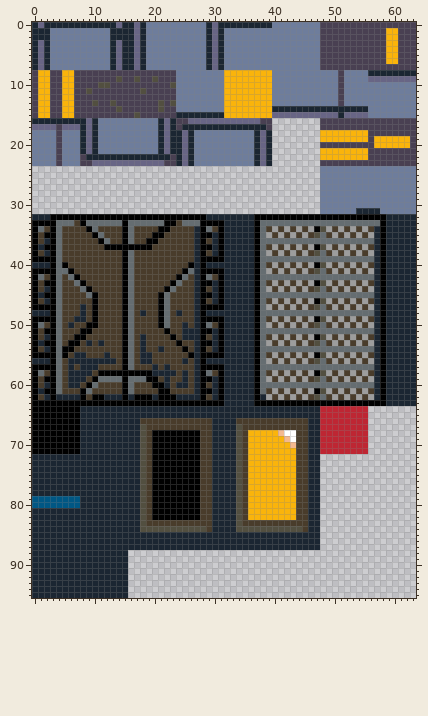
A sprite sheet gets an edit: res/tiles.png. That is the earlier state.
The file is 64x96 pixels.
Now the later version:
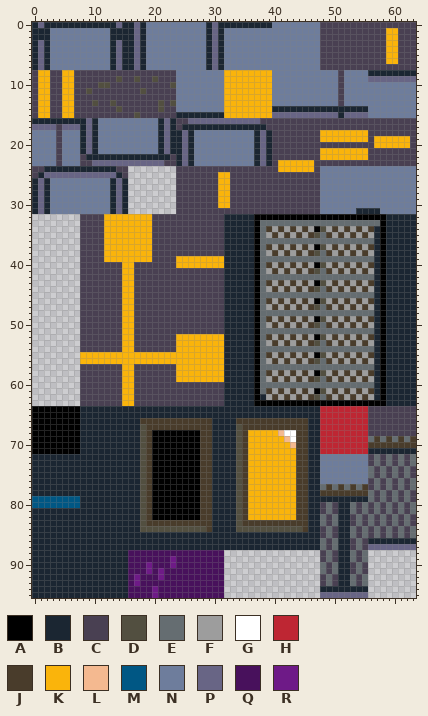
Palette (. is transparent): A #000000  B #1b2632  C #494052  D #524f40  E #656d71  F #9d9d9d  G #ffffff  H #be2633  J #493c2b  K #fab40b  L #f4b990  M #005784  N #6e7d9c  P #686585  Q #48115c  R #6e1a87
Difference:
y 16..22: x 40..47 ........ -> CCCCCCCC
y 23: x 40..47 ........ -> CKKKKKKC
y 24: x 0..15 ................ -> CCBBBBBBBBBBBBCC; x 24..47 ........................ -> CCCCCCCCCCCCCCCCCKKKKKKC
y 25: x 0..15 ................ -> CBPPPPPPPPPPPPBC; x 24..47 ........................ -> CCCCCCCKKCCCCCCCCCCCCCCC
y 26..30: x 0..15 ................ -> BPBNNNNNNNNNNBPB; x 24..47 ........................ -> CCCCCCCKKCCCCCCCCCCCCCCC
y 31: x 0..15 ................ -> BPBNNNNNNNNNNBPB; x 24..47 ........................ -> CCCCCCCCCCCCCCCCCCCCCCCC
y 32: x 0..31 BBBAAAAAAAAAAAAAAAAAAAAAAAAAABBB -> ........CCCCKKKKKKKKCCCCCCCCCCCC
y 33: x 0..31 AAAAEEEJAEEEEEEAEEEEEEAAJEEEAAAA -> ........CCCCKKKKKKKKCCCCCCCCCCCC
y 34: x 0..31 AEJAEJJJJAEJJJJAEJJJJAAJJJJBAEJA -> ........CCCCKKKKKKKKCCCCCCCCCCCC
y 35: x 0..31 AJAAEJJJJJAEJJJAEJJJAAJJJJJBAABA -> ........CCCCKKKKKKKKCCCCCCCCCCCC
y 36: x 0..31 AJBAEJJJJJJAEJJAEJJAAJJJJJJBAJBA -> ........CCCCKKKKKKKKCCCCCCCCCCCC
y 37: x 0..31 ABAAEJJJJJJJAAAAAAAAJJJJJJJBAABA -> ........CCCCKKKKKKKKCCCCCCCCCCCC
y 38: x 0..31 AJBAEJJJJJJJJJJAEJJJJJJJJJJBAJBA -> ........CCCCKKKKKKKKCCCCCCCCCCCC
y 39: x 0..31 AAAAEJJJJJJJJJJAEJJJJJJJJJJBAAAA -> ........CCCCKKKKKKKKCCCCKKKKKKKK
y 40: x 0..31 BBBAEAJJJJJJJJJAEJJJJJJJJJABABBB -> ........CCCCCCCKKCCCCCCCKKKKKKKK
y 41: x 0..31 AAAAEEAJJJJJJJJAEJJJJJJJJAEBAAAA -> ........CCCCCCCKKCCCCCCCCCCCCCCC
y 42: x 0..31 AEJAEJEAJJJJJJJAEJJJJJJJAEJBAEJA -> ........CCCCCCCKKCCCCCCCCCCCCCCC
y 43: x 0..31 AJAAEJJEAJJJJJJAEJJJJJJAEJJBAABA -> ........CCCCCCCKKCCCCCCCCCCCCCCC
y 44: x 0..31 AJBAEJJJEAJJJJJAEJJJJJAEJJJBAJBA -> ........CCCCCCCKKCCCCCCCCCCCCCCC
y 45: x 0..31 ABAAEJJJJEAJJJJAEJJJJAEJJJJBAABA -> ........CCCCCCCKKCCCCCCCCCCCCCCC
y 46: x 0..31 AJBAEJJJJJAJJJJAEJJJJAEJJJJBAJBA -> ........CCCCCCCKKCCCCCCCCCCCCCCC
y 47: x 0..31 AAAAEJJJBJAJJJJAEJJJJAEJJJJBAAAA -> ........CCCCCCCKKCCCCCCCCCCCCCCC
y 48: x 0..31 BBBAEJJJBJAJJJJAEJBJJAEJBJJBABBB -> ........CCCCCCCKKCCCCCCCCCCCCCCC
y 49: x 0..31 AAAAEJJBBJAJJJJAEJJJJAEJJJJBAAAA -> ........CCCCCCCKKCCCCCCCCCCCCCCC
y 50: x 0..31 AEJAEJBJJAAJJJJAEJJJJAEJJBJBAEJA -> ........CCCCCCCKKCCCCCCCCCCCCCCC
y 51: x 0..31 AJAAEJJJAAJJJJJAEJJJJJAJJBBBAABA -> ........CCCCCCCKKCCCCCCCCCCCCCCC
y 52: x 0..31 AJBAEJJAAJJJJJJAEJBJJJJAJBBBAJBA -> ........CCCCCCCKKCCCCCCCKKKKKKKK
y 53: x 0..31 ABAAEJAAJBJBJJJAEJBJJJJJAJJBAABA -> ........CCCCCCCKKCCCCCCCKKKKKKKK
y 54: x 0..31 AJBAEAAJJJJJJJJAEJBJJBJJJAJBAJBA -> ........CCCCCCCKKCCCCCCCKKKKKKKK
y 55: x 0..31 AAAAEAJBBJJJBJJAEJBBJJJJJJABAAAA -> ........KKKKKKKKKKKKKKKKKKKKKKKK
y 56: x 0..31 BBBAEJBBBBBBBBJAEJBBJJJJJBJBABBB -> ........KKKKKKKKKKKKKKKKKKKKKKKK
y 57: x 0..31 AAAAEJBJBBBJJJJAEJJJBJBJJJJBAAAA -> ........CCCCCCCKKCCCCCCCKKKKKKKK
y 58: x 0..31 AEJAEJBBBBJAAAAAAAAABBBBJBJBAEJA -> ........CCCCCCCKKCCCCCCCKKKKKKKK
y 59: x 0..31 AJAAEJBBBJAEEEEAEEEAAJBJJBJBAABA -> ........CCCCCCCKKCCCCCCCKKKKKKKK
y 60: x 0..31 AJBAEJBBJAEJJJJAEJJJAABJBBJBAJBA -> ........CCCCCCCKKCCCCCCCCCCCCCCC
y 61: x 0..31 ABAAEJJJAEJJJJJAEJJJJAAJJJJBAABA -> ........CCCCCCCKKCCCCCCCCCCCCCCC
y 62: x 0..31 AJBABBBBAJAABBBABAAABAAABBBBAJBA -> ........CCCCCCCKKCCCCCCCCCCCCCCC
y 63: x 0..31 AAAAAAAAAAAAAAAAAAAAAAAAAAAAAAAA -> ........CCCCCCCKKCCCCCCCCCCCCCCC
y 64..68: x 56..63 ........ -> CCCCCCCC
y 69: x 56..63 ........ -> EJEJEJEJ
y 70: x 56..63 ........ -> JJJJJJJJ
y 71: x 56..63 ........ -> BBBBBBBB
y 72..73: x 48..63 ................ -> NNNNNNNNCECECECE
y 74..75: x 48..63 ................ -> NNNNNNNNECECECEC
y 76: x 48..63 ................ -> NNNNNNNNCECECECE
y 77: x 48..63 ................ -> EJEJEJEJCECECECE
y 78: x 48..63 ................ -> JJJJJJJJECECECEC
y 79: x 48..63 ................ -> BBBBBBBBECECECEC
y 80..81: x 48..63 ................ -> CECBBECECECECECE
y 82..83: x 48..63 ................ -> ECEBBCECECECECEC
y 84..85: x 48..63 ................ -> CECBBECECECECECE
y 86: x 48..63 ................ -> ECEBBCECBBBBBBBB
y 87: x 48..63 ................ -> ECEBBCECPPPPPPPP
y 88: x 16..31 ................ -> QQQQQQQQQQQQQQQQ; x 48..55 ........ -> CECBBECE
y 89: x 16..31 ................ -> QQQQQQQRQQQQQQQQ; x 48..55 ........ -> CECBBECE
y 90: x 16..31 ................ -> QQQRQQQRQQQQQQQQ; x 48..55 ........ -> ECEBBCEC
y 91: x 16..31 ................ -> QQQRQRQQQQQQQQQQ; x 48..55 ........ -> ECEBBCEC
y 92: x 16..31 ................ -> QRQQQRQQQQQQQQQQ; x 48..55 ........ -> CECBBECE
y 93: x 16..31 ................ -> QRQQQQQQQQQQQQQQ; x 48..55 ........ -> CECBBECE
y 94: x 16..31 ................ -> QQQQRQQQQQQQQQQQ; x 48..55 ........ -> BBBBBBBB
y 95: x 16..31 ................ -> QQQQRQQQQQQQQQQQ; x 48..55 ........ -> PPPPPPPP
Where, in picture pixels (left, top, right, bottom), the same in both pictures:
changed: (32, 118, 320, 406)
added: (320, 406, 416, 598)
added: (128, 550, 224, 598)
